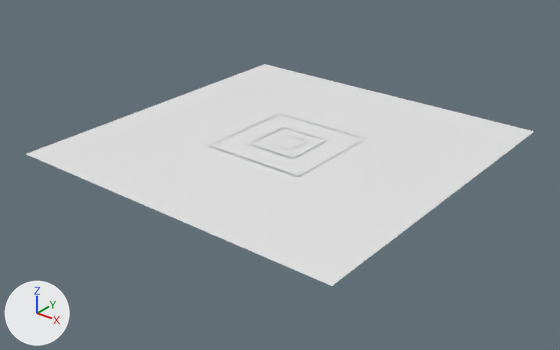
The Blender file Assets/model/warter-2.blend as it was, and as the next commit left it.
Before and after are seen from a 50 mm lens placed at (48.2, -61.8, 34.0), pointed at (0.3, -1.8, -3.2). Every picture has the same lights, and +X, +Y and +Z are marked at lower left.

Before the edit, the objects in view are built like this:
```python
me_plane_003 = bpy.data.meshes.new('Plane.003')
me_plane_003.from_pydata(...)  # 384 vertices, 268 faces; spans x -1.04..1.04, y -1.04..1.04, z 0.0
me_plane_004 = bpy.data.meshes.new('Plane.004')
me_plane_004.from_pydata(...)  # 376 vertices, 260 faces; spans x -0.525..0.523, y -0.527..0.523, z 0.0
me_plane_010 = bpy.data.meshes.new('Plane.010')
me_plane_010.from_pydata(...)  # 960 vertices, 880 faces; spans x -1.0..1.0, y -1.0..1.0, z 0.0
ob_plane = bpy.data.objects.new('Plane', me_plane_010)
ob_plane.location = (0.0, 0.0, 0.0)
ob_plane.scale = (19.9, 19.9, 19.9)
ob_plane_2 = bpy.data.objects.new('Plane.2', me_plane_004)
ob_plane_2.location = (0.0, 0.0, 0.0)
ob_plane_2.scale = (5.96, 5.96, 5.96)
ob_plane_3 = bpy.data.objects.new('Plane.3', me_plane_003)
ob_plane_3.location = (0.0, 0.0, 0.0)
ob_plane_3.scale = (5.96, 5.96, 5.96)
```
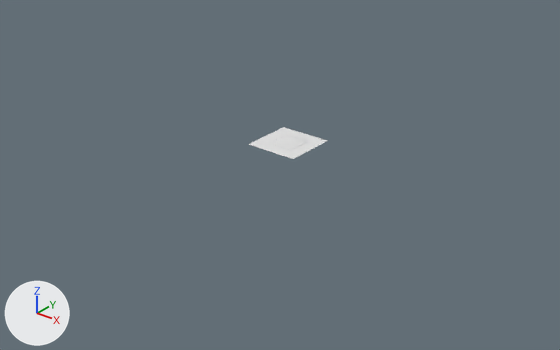
The edits, one by one:
Object 'Plane.3' (ob_plane_3) is now hidden.
Object 'Plane' (ob_plane) is now hidden.

Pixel boxes [x1, y1, x2, y2] of what changed, in the pictures (560 x 350 px):
'Plane', hidden
    before: [26, 64, 534, 286]
'Plane.3', hidden
    before: [210, 114, 365, 177]
